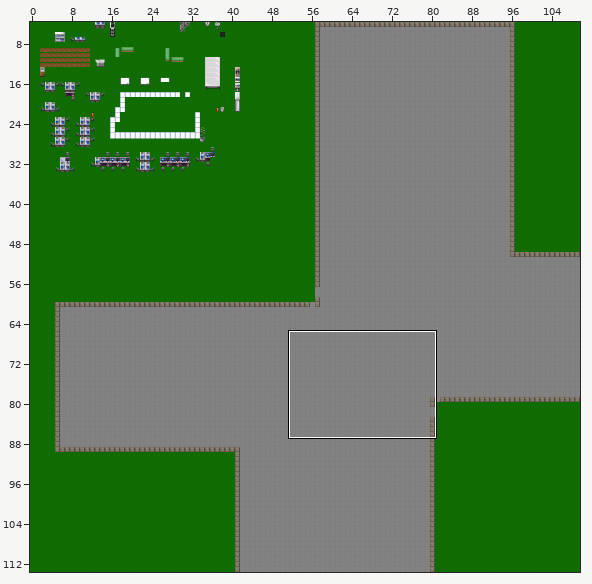
Tiled map (JSON), stored at maps/ground.json. Above: a wide view before the commit, with the close-up outlined.
Close-up. Old version:
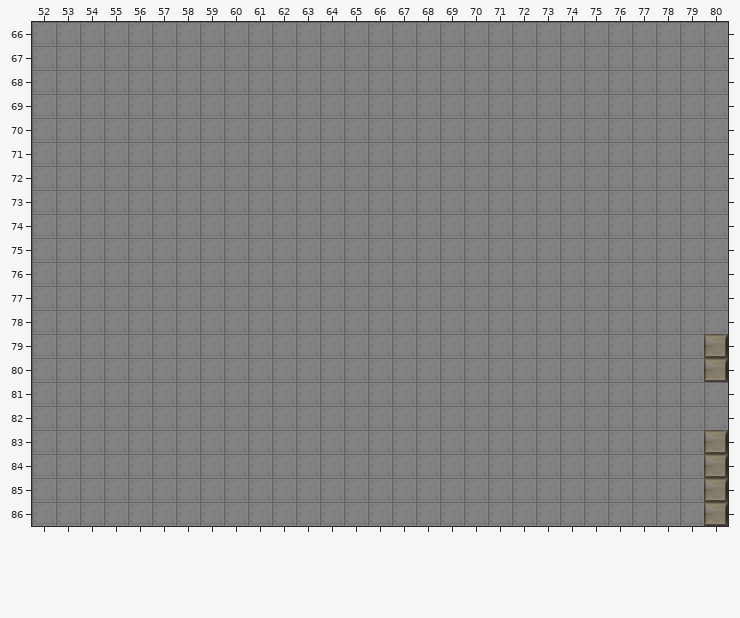
Cells are 32x32 px. Shown: x 52..80, y 66..86. The commit also changed other parts of the map, which this record leaves out.
After the commit:
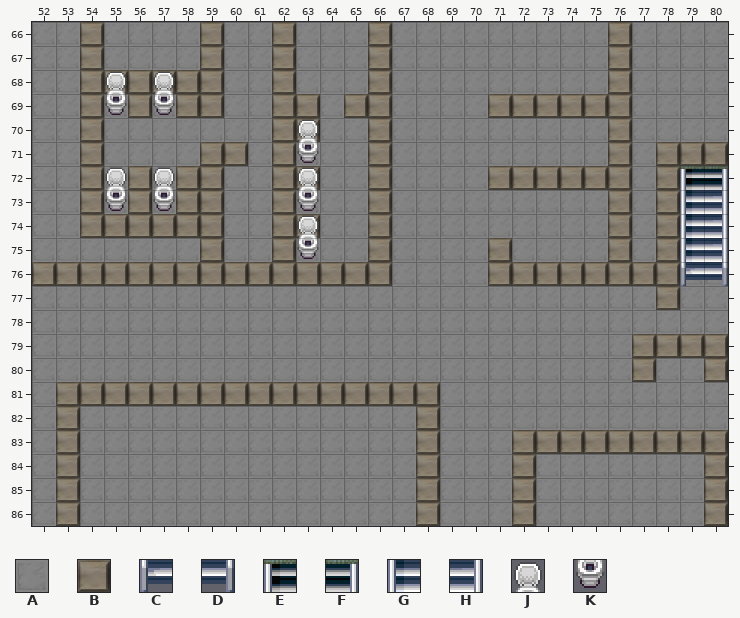
Key: from "floortileset": A 23, B 35; from "office_1": C 8, D 9, E 24, F 25, G 40, H 41, J 62, K 78.
_ is an empty cell.
Difference:
Layer "bottom":
y 66..67: x 54 A -> B; x 59 A -> B; x 62 A -> B; x 66 A -> B; x 76 A -> B
y 68: x 54..59 AAAAAA -> BBBBBB; x 62 A -> B; x 66 A -> B; x 76 A -> B
y 69: x 54 A -> B; x 56 A -> B; x 58..59 AA -> BB; x 62..63 AA -> BB; x 65..66 AA -> BB; x 71..76 AAAAAA -> BBBBBB
y 70: x 54 A -> B; x 62..63 AA -> BB; x 66 A -> B; x 76 A -> B
y 71: x 54 A -> B; x 59..60 AA -> BB; x 62 A -> B; x 66 A -> B; x 76 A -> B; x 78..80 AAA -> BBB
y 72: x 54 A -> B; x 56 A -> B; x 58..59 AA -> BB; x 62..63 AA -> BB; x 66 A -> B; x 71..76 AAAAAA -> BBBBBB; x 78 A -> B
y 73: x 54 A -> B; x 56 A -> B; x 58..59 AA -> BB; x 62 A -> B; x 66 A -> B; x 76 A -> B; x 78 A -> B
y 74: x 54..59 AAAAAA -> BBBBBB; x 62..63 AA -> BB; x 66 A -> B; x 76 A -> B; x 78 A -> B
y 75: x 59 A -> B; x 62 A -> B; x 66 A -> B; x 71 A -> B; x 76 A -> B; x 78 A -> B
y 76: x 52..66 AAAAAAAAAAAAAAA -> BBBBBBBBBBBBBBB; x 71..78 AAAAAAAA -> BBBBBBBB
y 77: x 78 A -> B
y 79: x 77..79 AAA -> BBB
y 80: x 77 A -> B
y 81: x 53..68 AAAAAAAAAAAAAAAA -> BBBBBBBBBBBBBBBB
y 82: x 53 A -> B; x 68 A -> B
y 83: x 53 A -> B; x 68 A -> B; x 72..79 AAAAAAAA -> BBBBBBBB
y 84..86: x 53 A -> B; x 68 A -> B; x 72 A -> B
Layer "top":
y 69: x 55 _ -> K; x 57 _ -> K
y 71: x 63 _ -> K
y 72: x 79..80 __ -> EF
y 73: x 55 _ -> K; x 57 _ -> K; x 63 _ -> K; x 79..80 __ -> GH
y 74: x 79..80 __ -> GH
y 75: x 63 _ -> K; x 79..80 __ -> GH
y 76: x 79..80 __ -> CD
Layer "override":
y 68: x 55 _ -> J; x 57 _ -> J
y 70: x 63 _ -> J
y 72: x 55 _ -> J; x 57 _ -> J; x 63 _ -> J
y 74: x 63 _ -> J
